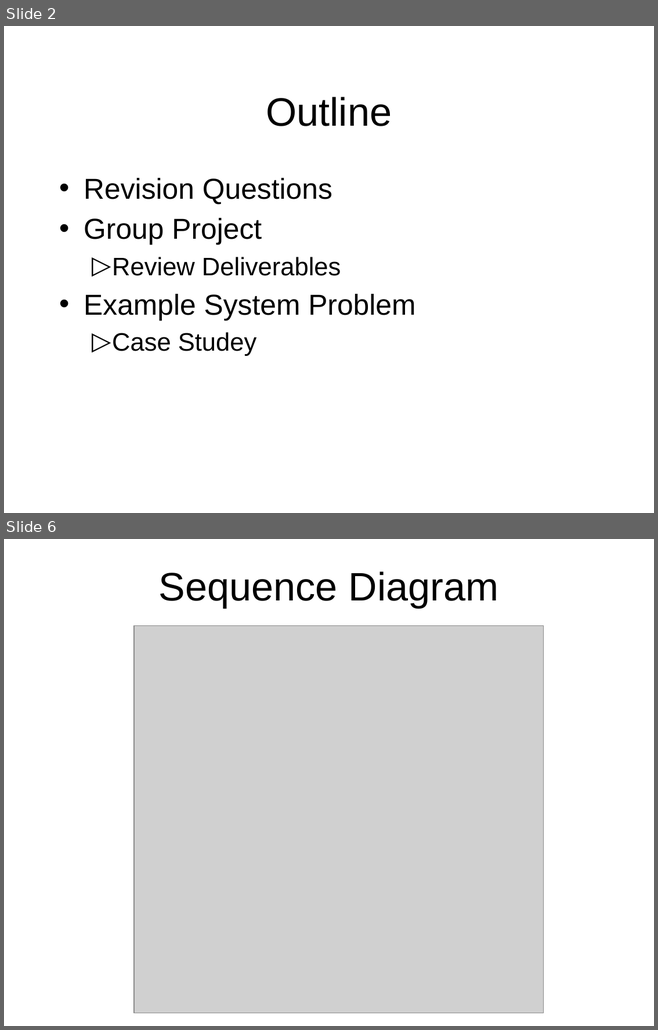
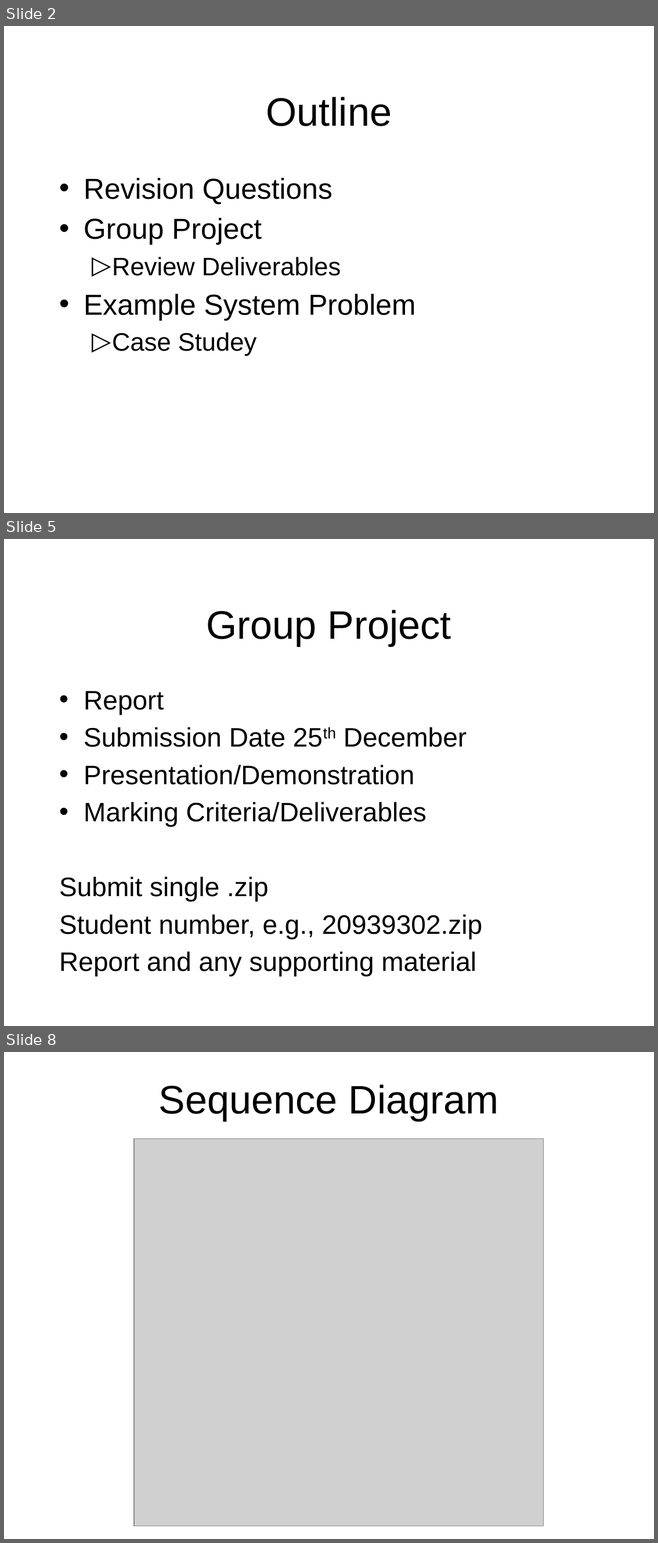
Before and after one commit to octaviordz/zjnu2017.github.io, a slide deck: OOAD/lectures/110--Revision.pptx. Shown one above the other, each under a label of ours: slides 2 and 6 before the commit, slides 2, 5 and 8 after it; the slides between them are not shown. The pictures are 658x1030 and 658x1543 pixels, drawn with LibreOffice and Linux fonts; fonts in the diff are those of the drawing; grey boxes stand for pictures. Boxes give left, top, right and bottom in pixels: in the first picture for what was removed or moved away, otherwise in the second. Text is boxed around its words. In the diff, an @@ line names an element or a change of style, - is before the commit and + after.

Commit message:
Final submission.

```diff
--- a/OOAD/lectures/110--Revision.pptx
+++ b/OOAD/lectures/110--Revision.pptx
@@ slide 5 added at [4, 539, 654, 1026], background #FFFFFF @@
@@ title added at [206, 610, 451, 646], 44 pt, text #000000 @@
+Group Project
@@ text added at [59, 691, 482, 976], 29.6 pt, text #000000 @@
+• Report
+• Submission Date 25th December
+• Presentation/Demonstration
+• Marking Criteria/Deliverables
+Submit single .zip
+Student number, e.g., 20939302.zip
+Report and any supporting material
@@ what was slide 6 is now slide 8 @@
```
Also in this commit, not shown: 5 slides changed, 1 other slide added, 2 other files.
